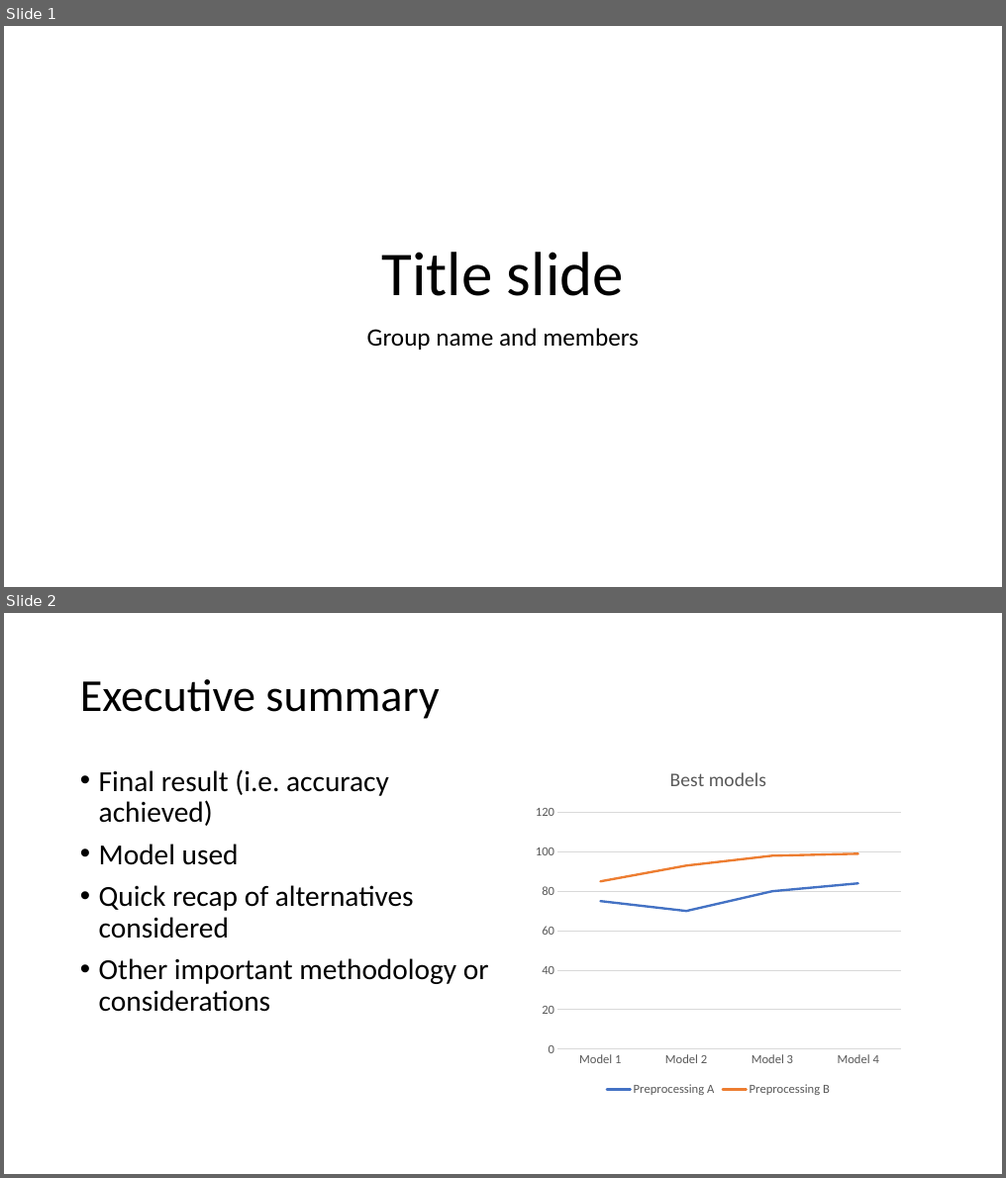
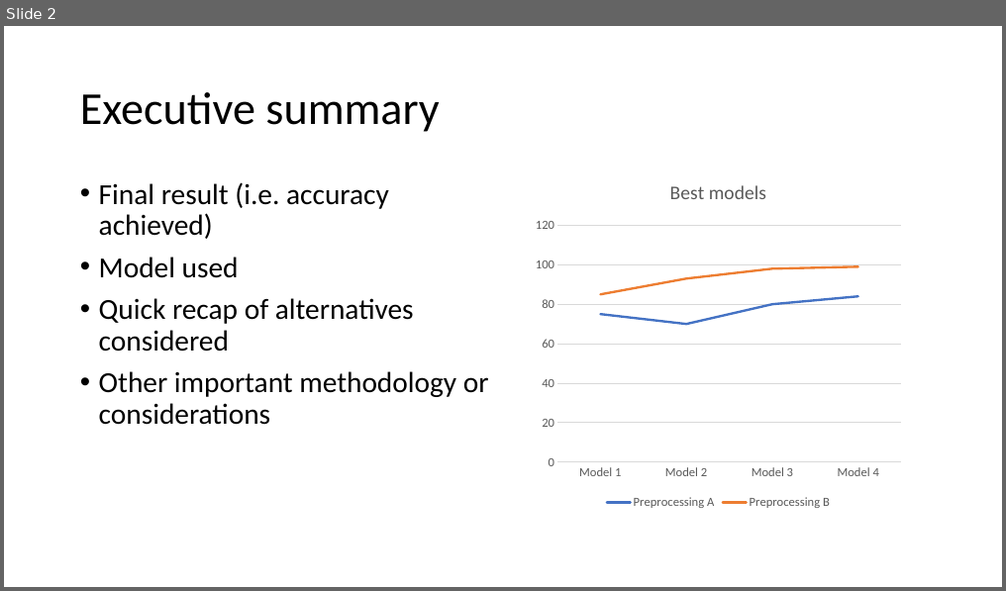
Before and after one commit to Grimngor/Project-NLP-G5, a slide deck: NLP Project - G5.pptx. Shown one above the other, each under a label of ours: slides 1 and 2 before the commit, slide 2 after it. The pictures are 1006x1178 and 1006x591 pixels, drawn with LibreOffice and Linux fonts; fonts in the diff are those of the drawing. Boxes give left, top, right and bottom in pixels: in the first picture for what was removed or moved away, otherwise in the second. Text is boxed around its words. In the diff, an @@ line names an element or a change of style, - is before the commit and + after.

```diff
--- a/NLP Project - G5.pptx
+++ b/NLP Project - G5.pptx
@@ slide 1 removed at [4,26,1002,587], background #FFFFFF @@
@@ title removed at [382,252,624,296] @@
-Title slide
@@ subtitle removed at [367,328,639,350] @@
-Group name and members
```
Also in this commit, not shown: 1 slide added.
